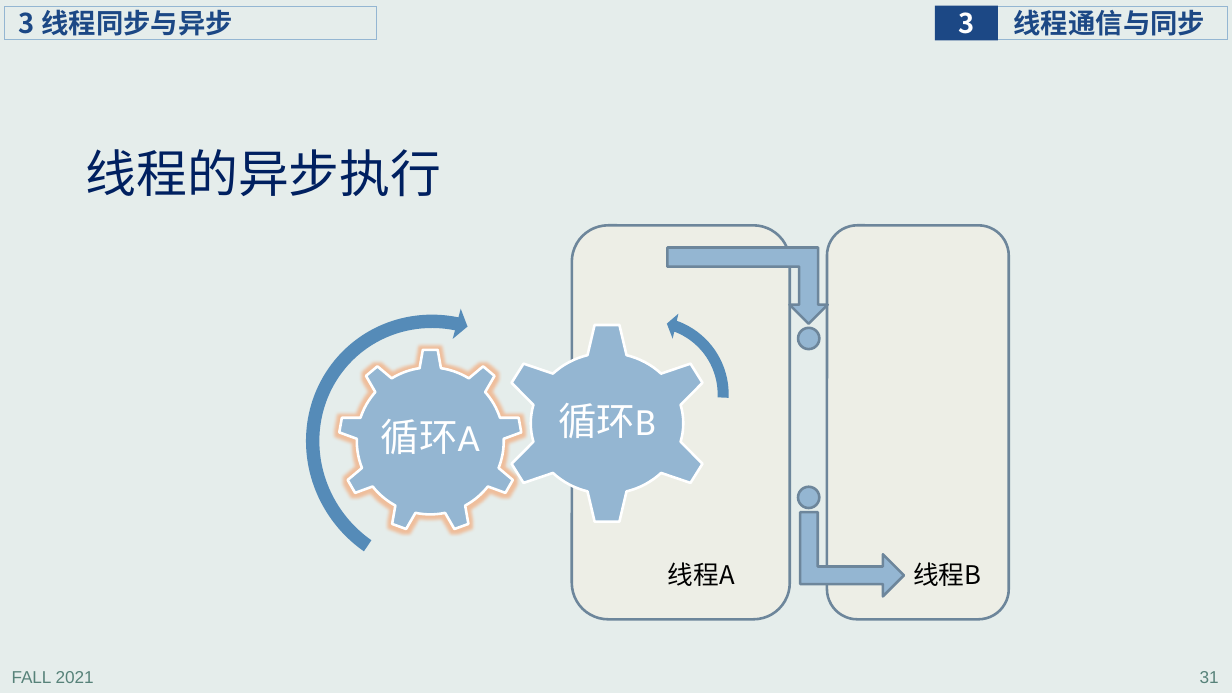
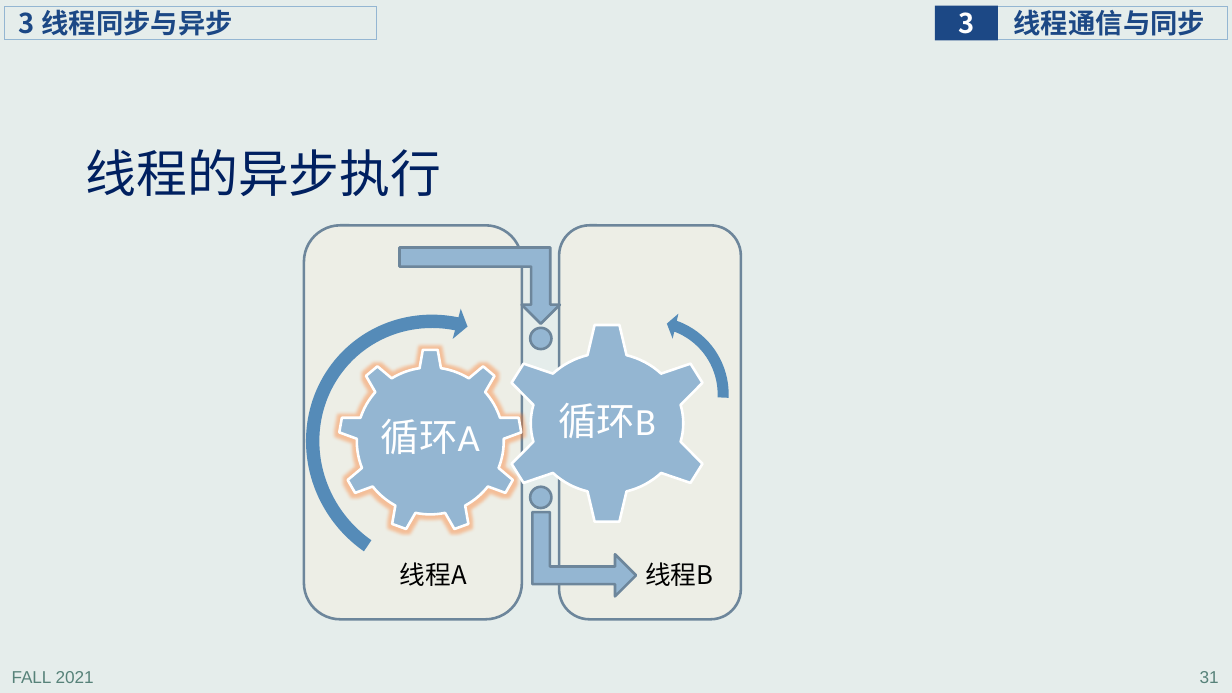
Before and after one commit to principleWindows/win-principle-2021, a slide deck: slide 31 of slides/instruction/principleWindows_3.pptx. Drawn at 1232x693 pixels with LibreOffice and Linux fonts; fonts in the diff are those of the drawing. Boxes give left, top, right and bottom in pixels: in the first picture for what was removed or moved away, otherwise in the second. Text is boxed around its words. In the diff, an @@ line names an element or a change of style, - is before the commit and + after.

```diff
--- a/slides/instruction/principleWindows_3.pptx
+++ b/slides/instruction/principleWindows_3.pptx
@@ 2 texts, 2 rounded rectangles, 2 bent up arrows, 2 ellipses: place and size @@
-2 texts, 2 rounded rectangles, 2 bent up arrows, 2 ellipses at <box>572,226,1009,619</box>
+2 texts, 2 rounded rectangles, 2 bent up arrows, 2 ellipses at <box>304,226,741,619</box>
```
Also in this commit, not shown: 7 other slides changed, 3 other files.
